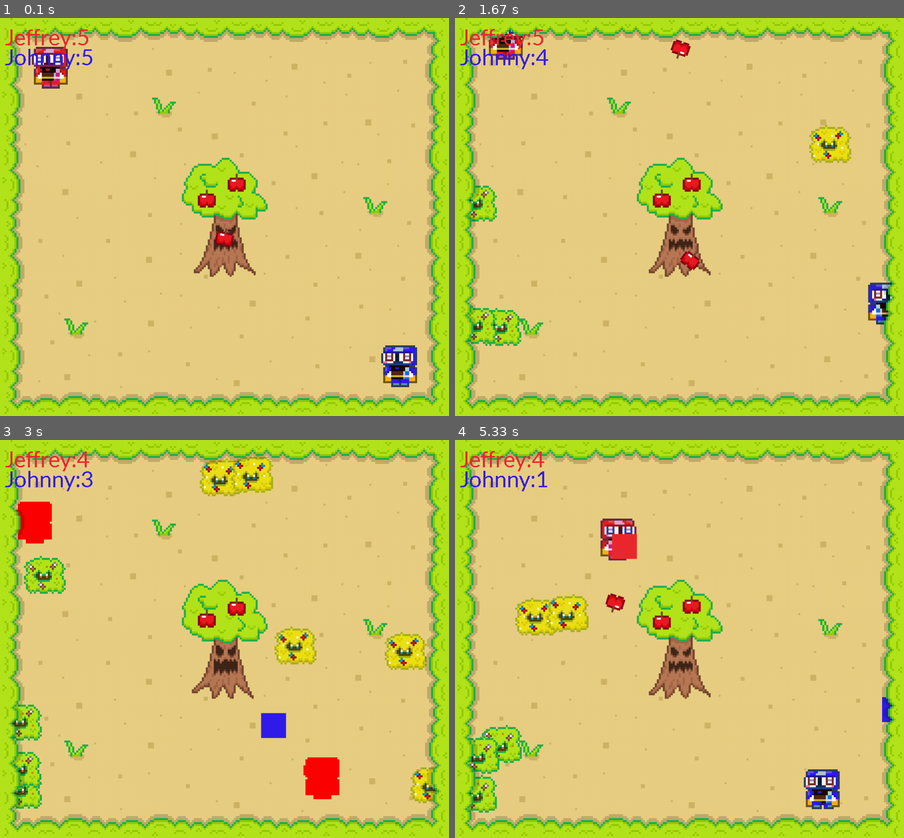
Above: before the commit, frames 1-4 (two rows, left to right).
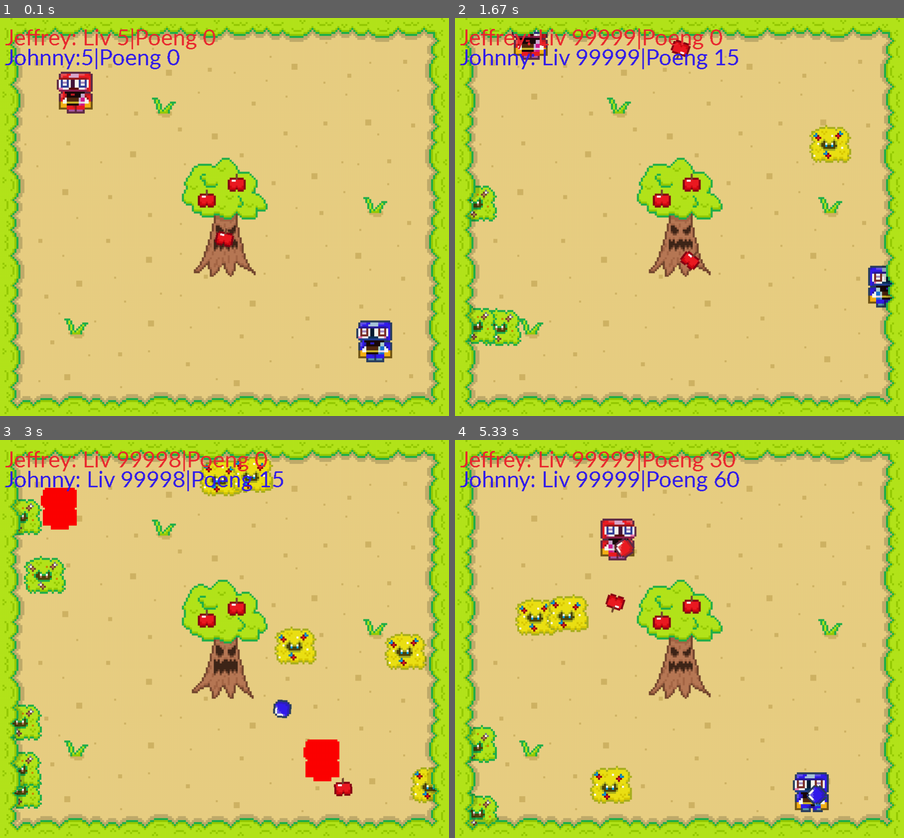
Above: after the commit, the same moments.

Repository: TeoRam23/Pygame
Game: pygame game, started from new_main.py
Two runs of this game, one before a commit and one after it. Both use one fixed random seed, a clock stepped at 60 frames per second and the inputs below.
Inputs:
- Up to frame 1 (0.1 s): no input
- Up to frame 2 (1.67 s): hold F 0.33-0.8 s; hold Right 0.33-0.8 s; hold Right 0.83-1.3 s; tap Right Ctrl at 0.9, 1.2, 1.4 s; tap 8 at 0.98 s; hold Up 1.33-1.63 s; hold W 1.33-1.63 s
- Up to frame 3 (3 s): hold Right 1.67-2.13 s; hold D 1.67-2.13 s; tap Right Ctrl at 1.73, 2.03, 2.23, 2.53, 2.8 s; hold Left 2.17-2.7 s; hold A 2.17-2.7 s; tap 8 at 2.32 s; hold Down from 2.73 s (still down); hold S from 2.73 s (still down)
- Up to frame 4 (5.33 s): release Down at 3.03 s; release S at 3.03 s; tap F at 3.07, 3.55, 5.05 s; hold Left 3.4-3.8 s; hold A 3.4-3.8 s; tap Right Ctrl at 3.47, 3.77, 3.9, 4.3, 4.6, 4.97 s; hold Up 3.83-4.2 s; hold W 3.83-4.2 s; tap 8 at 3.98 s; hold Right 4.23-4.87 s; hold D 4.23-4.87 s; hold Down 4.9-5.27 s; hold S 4.9-5.27 s; hold Left from 5.3 s (still down); hold A from 5.3 s (still down)

The runs differ from the first frame. In frame 1, 3.5% of the frame differs, in the area x 7-93%, y 2-93%; in frame 2, 2.3%; in frame 3, 3.8%; in frame 4, 4.9%, in the area x 2-98%, y 2-98%.

Commit message:
poeng og andre greier

Diff:
--- a/new_main.py
+++ b/new_main.py
@@ -54,11 +54,16 @@
 
         self.all_sprites.add(self.bush, self.tre, self.jony, self.jeffy, self.eple, self.bushgull)
 
-        self.text_hp1 = self.SANS_Undertale30.render("Jeffrey:" + str(self.jeffy.life), False, (self.RED))
-        self.text_hp2 = self.SANS_Undertale30.render("Johnny:" + str(self.jony.life), False, (self.BLUE))
+        self.jeffy_poeng = 0
+        self.jony_poeng = 0
+
+        self.text_hp1 = self.SANS_Undertale30.render("Jeffrey: Liv " + str(self.jeffy.life) + "|Poeng " + str(self.jeffy_poeng), False, (self.RED))
+        self.text_hp2 = self.SANS_Undertale30.render("Johnny:" + str(self.jony.life) + "|Poeng " + str(self.jony_poeng), False, (self.BLUE))
 
         self.eple_timer = 0
         self.attack2 = True
+
+        self.poeng_timer = 0
 
         self.run()
 
@@ -75,11 +80,11 @@
                         playing = False
                         self.new()
 
-                    if event.key == [pg.K_8]:
+                    if event.key == pg.K_8:
                         self.jeffy.life = 99999
-                        self.text_hp1 = self.SANS_Undertale30.render("Jeffrey:" + str(self.jeffy.life), False, self.RED)
+                        self.text_hp1 = self.SANS_Undertale30.render("Jeffrey: Liv " + str(self.jeffy.life) + "|Poeng " + str(self.jeffy_poeng), False, (self.RED))
                         self.jony.life = 99999
-                        self.text_hp2 = self.SANS_Undertale30.render("Johnny:" + str(self.jony.life), False, self.BLUE)
+                        self.text_hp2 = self.SANS_Undertale30.render("Johnny: Liv " + str(self.jony.life) + "|Poeng " + str(self.jony_poeng), False, (self.BLUE))
 
                     if event.key == pg.K_TAB:
                         self.FPS = 12000
@@ -88,57 +93,82 @@
                     if event.key == pg.K_TAB:
                         self.FPS = 120
 
-
             self.screen.blit(self.bg,(0,0))
 
             self.all_sprites.update()
 
-            hits = pg.sprite.spritecollide(self.jeffy, self.hurt_group,True)
-            hits2 = pg.sprite.spritecollide(self.jony, self.hurt_group,True)
+            hits = pg.sprite.spritecollide(self.jeffy, self.hurt_group,False)
+            hits2 = pg.sprite.spritecollide(self.jony, self.hurt_group,False)
             food_hit = pg.sprite.spritecollide(self.jeffy, self.food_group, True)
             food_hit2 = pg.sprite.spritecollide(self.jony, self.food_group, True)
 
+            poeng1 = pg.sprite.groupcollide(self.attack1_group, self.hurt_group, True, True)
+            poeng2 = pg.sprite.groupcollide(self.attack2_group, self.hurt_group, True, True)
+
             pg.sprite.groupcollide(self.projectiles_grp, self.hurt_group,True, True)
 
             if food_hit:
                 food_hit[0].give_health()
-                self.text_hp1 = self.SANS_Undertale30.render("Jeffrey:" + str(self.jeffy.life), False, self.RED)
+                self.jeffy_poeng += 25
+                self.text_hp1 = self.SANS_Undertale30.render("Jeffrey: Liv " + str(self.jeffy.life) + "|Poeng " + str(self.jeffy_poeng), False, (self.RED))
 
             if food_hit2:
                 food_hit2[0].give_health2()
-                self.text_hp2 = self.SANS_Undertale30.render("Johnny:" + str(self.jony.life), False, self.BLUE)
-
-            if hits:
+                self.jony_poeng += 10
+                self.text_hp2 = self.SANS_Undertale30.render("Johnny: Liv " + str(self.jony.life) + "|Poeng " + str(self.jony_poeng), False, (self.BLUE))
+
+            if hits and self.jeffy.hurtTimer <= 0:
                 self.jeffy.life -= 1
-                self.text_hp1 = self.SANS_Undertale30.render("Jeffrey:" + str(self.jeffy.life), False, self.RED)
-
+                self.jeffy_poeng -= 5
+                self.text_hp1 = self.SANS_Undertale30.render("Jeffrey: Liv " + str(self.jeffy.life) + "|Poeng " + str(self.jeffy_poeng), False, (self.RED))
 
             if self.jeffy.life <= 0:
                 self.jeffy.kill()
+                self.jeffy_poeng = 0
                 self.jeffy = Player(self)
                 self.all_sprites.add(self.jeffy)
-                self.text_hp1 = self.SANS_Undertale30.render("Jeffrey:" + str(self.jeffy.life), False, self.RED)
-
-            if hits2:
+                self.text_hp1 = self.SANS_Undertale30.render("Jeffrey: Liv " + str(self.jeffy.life) + "|Poeng " + str(self.jeffy_poeng), False, (self.RED))
+
+            if hits2 and self.jony.hurtTimer <= 0:
                 self.jony.life -=1
-                self.text_hp2 = self.SANS_Undertale30.render("Johnny:" + str(self.jony.life), False, self.BLUE)
+                self.jony_poeng -= 5
+                self.text_hp2 = self.SANS_Undertale30.render("Johnny: Liv " + str(self.jony.life) + "|Poeng " + str(self.jony_poeng), False, (self.BLUE))
 
             if self.jony.life <= 0:
                 self.jony.kill()
+                self.jony_poeng = 0
                 self.jony = Player2(self)
                 self.all_sprites.add(self.jony)
-                self.text_hp2 = self.SANS_Undertale30.render("Johnny:" + str(self.jony.life), False, self.BLUE)
+                self.text_hp2 = self.SANS_Undertale30.render("Johnny: Liv " + str(self.jony.life) + "|Poeng " + str(self.jony_poeng), False, (self.BLUE))
 
 
             if self.jeffy.life <= 0 and self.jony.life <= 0:
                 playing = False
                 self.new()
 
-            if len(self.attack2_group) <= 0:
-                self.attack2 = True
-            else:
-                self.attack2 = False
-
+            if poeng1:
+                self.jeffy_poeng += 15
+                self.text_hp1 = self.SANS_Undertale30.render("Jeffrey: Liv " + str(self.jeffy.life) + "|Poeng " + str(self.jeffy_poeng), False, (self.RED))
+
+            if poeng2:
+                self.jony_poeng += 15
+                self.text_hp2 = self.SANS_Undertale30.render("Johnny: Liv " + str(self.jony.life) + "|Poeng " + str(self.jony_poeng), False, (self.BLUE))
+
+            if self.poeng_timer > 240:
+                self.poeng_timer = 0
+                self.jeffy_poeng += 5
+                self.jony_poeng += 5
+                self.text_hp1 = self.SANS_Undertale30.render("Jeffrey: Liv " + str(self.jeffy.life) + "|Poeng " + str(self.jeffy_poeng), False, (self.RED))
+                self.text_hp2 = self.SANS_Undertale30.render("Johnny: Liv " + str(self.jony.life) + "|Poeng " + str(self.jony_poeng), False, (self.BLUE))
+
+            if self.jeffy_poeng < 0:
+                self.jeffy_poeng = 0
+                self.text_hp1 = self.SANS_Undertale30.render("Jeffrey: Liv " + str(self.jeffy.life) + "|Poeng " + str(self.jeffy_poeng), False, (self.RED))
+            if self.jony_poeng < 0:
+                self.jony_poeng = 0
+                self.text_hp2 = self.SANS_Undertale30.render("Johnny: Liv " + str(self.jony.life) + "|Poeng " + str(self.jony_poeng), False, (self.BLUE))
+
+            self.poeng_timer += 1
 
             # når mindre enn x busker er på skjermen kommer en ny en
             if len(self.bush_group) < 5:
--- a/sprites.py
+++ b/sprites.py
@@ -28,7 +28,6 @@
 playerWalk2_right = pg.transform.flip(playerWalk2, True, False)
 
 
-
 player2_img = pg.image.load("Johnny.png")
 player2_img = pg.transform.scale(player2_img,(player_width,player_height)) #Størrelse på andre bildet
 player2_right_img = pg.transform.flip(player2_img, True, False)
@@ -45,6 +44,12 @@
 playerHurt = pg.image.load("PlayerHurt.png")
 playerHurt = pg.transform.scale(playerHurt,(player_width,player_height))
 playerHurt_right = pg.transform.flip(playerHurt, True, False)
+
+attack1_img = pg.image.load("Attack1.png")
+attack1_img = pg.transform.scale(attack1_img,(36,36))
+
+attack2_img = pg.image.load("Attack2.png")
+attack2_img = pg.transform.scale(attack2_img,(36,36))
 
 kylling_img = pg.image.load("Kylling.png")
 kylling_img = pg.transform.scale(kylling_img,(player_width,player_width))
@@ -105,7 +110,7 @@
 
 
         self.rect = self.image.get_rect() #henter self.image sin størrelse og rektangel
-        self.pos = vec(100,100)
+        self.pos = vec(150,150)
         self.rect.center = self.pos
         self.speed = player_speed
 
@@ -168,13 +173,13 @@
             self.attack_direction_x = self.projectile_speed
             self.attack_direction_y = 0
 
-        # attack som man ikke bare kan holde inee å få en stråle
-        if self.attack_delay >0:
+        # attack som man ikke bare kan holde inne å få en stråle
+        if self.attack_delay > 0:
             self.attack_delay -= 1
 
         if keys[pg.K_f]:
             self.speed = 1
-            if self.attack_delay <= 0:
+            if self.attack_delay <= 0 or len(self.game.attack1_group) <= 0:
                 self.attack_delay = 100
                 self.attack()
         else:
@@ -217,6 +222,7 @@
                 self.hurtRight = True
         if self.hurtsies >= 1:
             self.hurtTimer += 1
+            self.speed = 2
             if self.last_direct == 1:
                 self.hurt = True
                 self.hurtRight = False
@@ -298,7 +304,7 @@
         self.image = player2_img
 
         self.rect = self.image.get_rect() #henter self.image sin størrelse og rektangel
-        self.pos = vec(WIDTH-100,HEIGHT-100)
+        self.pos = vec(WIDTH-150,HEIGHT-150)
         self.rect.center = self.pos
         self.speed = player_speed
 
@@ -366,7 +372,7 @@
 
         if keys[pg.K_RCTRL]:
             self.speed = 1
-            if self.attack_delay <= 0:
+            if self.attack_delay <= 0 or len(self.game.attack2_group) <= 0:
                 self.attack_delay = 100
                 self.attack()
         else:
@@ -407,13 +413,14 @@
                 self.hurtRight = True
         if self.hurtsies >= 1:
             self.hurtTimer += 1
+            self.speed = 2
             if self.last_direct == 1:
                 self.hurt = True
                 self.hurtRight = False
             if self.last_direct == 2:
                 self.hurtRight = True
                 self.hurt = False
-        if self.oldlife == self.life and self.hurtTimer > 60:
+        if self.oldlife == self.life and self.hurtTimer > 80:
             self.hurt = False
             self.hurtRight = False
             self.hurtTimer = 0
@@ -455,7 +462,6 @@
             self.rect = self.image.get_rect()
 
         if self.hurt:
-
             self.image = playerHurt
             self.rect = self.image.get_rect()
 
@@ -699,27 +705,38 @@
 
 class Ranged_attack(pg.sprite.Sprite):
     def __init__(self, game, x ,y, direction_x, direction_y):
-        self.groups = game.all_sprites, game.projectiles_grp,  # legger til i sprite gruppe
+        self.groups = game.all_sprites, game.projectiles_grp, game.attack1_group  # legger til i sprite gruppe
         pg.sprite.Sprite.__init__(self, self.groups)
         self.game = game
-        self.image = pg.Surface([50,50])
-        self.image.fill(game.RED)
+        self.image = attack1_img
+        self.orig_img = self.image
         self.rect = self.image.get_rect()
         self.pos = vec(x, y) # start posisjon
         self.direction_x = direction_x
         self.direction_y = direction_y
         self.rect.center = self.pos
 
-    def update(self):
-        self.rect.center = self.pos
+        self.angle = 1
+        self.angle_speed = 1
+
+    def update(self):
+        self.rect.center = self.pos
+        self.angle += self.angle_speed
         self.pos.x += self.direction_x
         self.pos.y += self.direction_y
+
+        self.image, self.rect = self.rot_center(self.orig_img, self.angle, self.pos.x, self.pos.y)
 
         if self.pos.x > WIDTH+50 or self.pos.x < -50:
             self.kill()
         if self.pos.y > HEIGHT+50 or self.pos.y < -50:
             self.kill()
 
+    def rot_center(self, image, angle, x, y):
+        rotated_image = pg.transform.rotate(image, angle)
+        self.new_rect = rotated_image.get_rect(center = self.image.get_rect(center = (x,y)).center)
+
+        return rotated_image, self.new_rect
 
 
 class Ranged_attack2(pg.sprite.Sprite):
@@ -727,23 +744,35 @@
         self.groups = game.all_sprites, game.projectiles_grp, game.attack2_group # legger til i sprite gruppe
         pg.sprite.Sprite.__init__(self, self.groups)
         self.game = game
-        self.image = pg.Surface([50,50])
-        self.image.fill(game.BLUE)
+        self.image = attack2_img
+        self.orig_img = self.image
         self.rect = self.image.get_rect()
         self.pos = vec(x, y) # start posisjon
         self.direction_x = direction_x
         self.direction_y = direction_y
         self.rect.center = self.pos
 
-    def update(self):
-        self.rect.center = self.pos
+        self.angle = 1
+        self.angle_speed = 1
+
+    def update(self):
+        self.rect.center = self.pos
+        self.angle += self.angle_speed
         self.pos.x += self.direction_x
         self.pos.y += self.direction_y
+
+        self.image, self.rect = self.rot_center(self.orig_img, self.angle, self.pos.x, self.pos.y)
 
         if self.pos.x > WIDTH+50 or self.pos.x < -50:
             self.kill()
         if self.pos.y > HEIGHT+50 or self.pos.y < -50:
             self.kill()
+
+    def rot_center(self, image, angle, x, y):
+        rotated_image = pg.transform.rotate(image, angle)
+        self.new_rect = rotated_image.get_rect(center = self.image.get_rect(center = (x,y)).center)
+
+        return rotated_image, self.new_rect
 
 
 class LittMat(pg.sprite.Sprite):
@@ -760,7 +789,7 @@
         self.rect.center = self.pos
 
     def give_health(self):
-        self.game.jeffy.life += 2
+        self.game.jeffy.life += 1
 
     def give_health2(self):
-        self.game.jony.life += 2
+        self.game.jony.life += 1
Binary file added: Attack1.png
Binary file added: Attack2.png
Binary file changed: Kylling.png
Binary file added: smoke.gif
